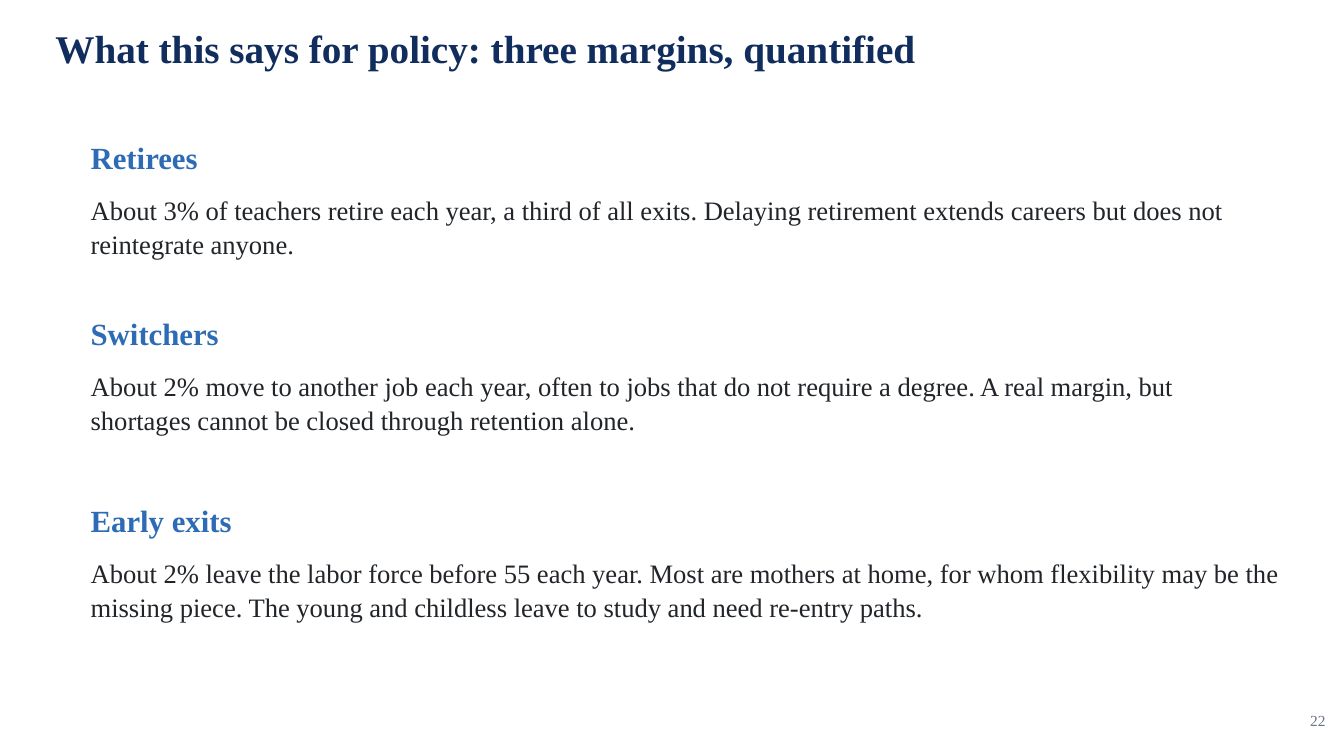
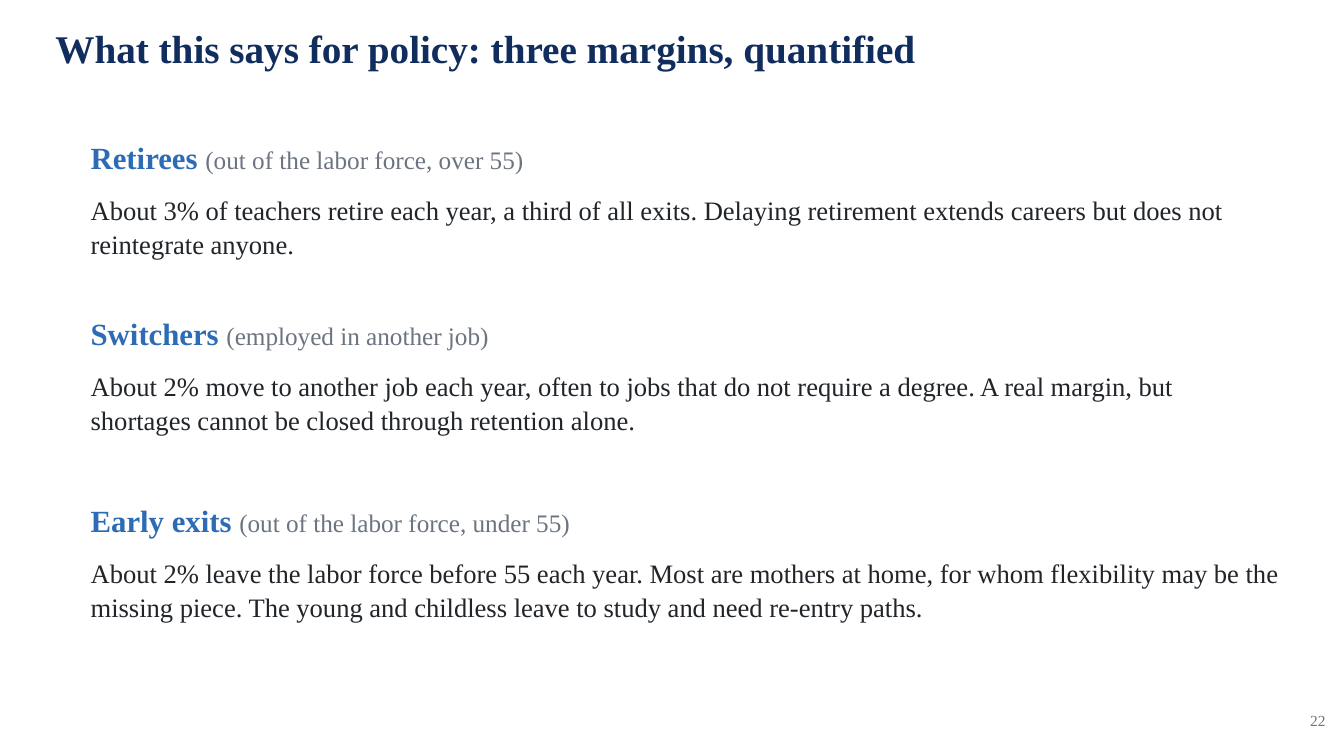
Before and after one commit to jedr1-ship-it/Alternative-Pathways----Quant, a slide deck: slide 22 of report/data_cluster/Proyect_US_cluster.pptx. Drawn at 1344x756 pixels with LibreOffice and Linux fonts; fonts in the diff are those of the drawing. Boxes give left, top, right and bottom in pixels: in the first picture for what was removed or moved away, otherwise in the second. Text is boxed around its words. In the diff, an @@ line names an element or a change of style, - is before the commit and + after.

```diff
--- a/report/data_cluster/Proyect_US_cluster.pptx
+++ b/report/data_cluster/Proyect_US_cluster.pptx
@@ text at [91, 147, 524, 174]: text changed; size 22 to 18 pt; text colour #2D6CB5 to #6B7480; bold off @@
-Retirees
+Retirees (out of the labor force, over 55)
@@ text at [91, 323, 489, 351]: text changed; size 22 to 18 pt; text colour #2D6CB5 to #6B7480; bold off @@
-Switchers
+Switchers (employed in another job)
@@ text at [91, 510, 570, 538]: text changed; size 22 to 18 pt; text colour #2D6CB5 to #6B7480; bold off @@
-Early exits
+Early exits (out of the labor force, under 55)
```
Also in this commit, not shown: 1 other slide changed, 23 other files.
